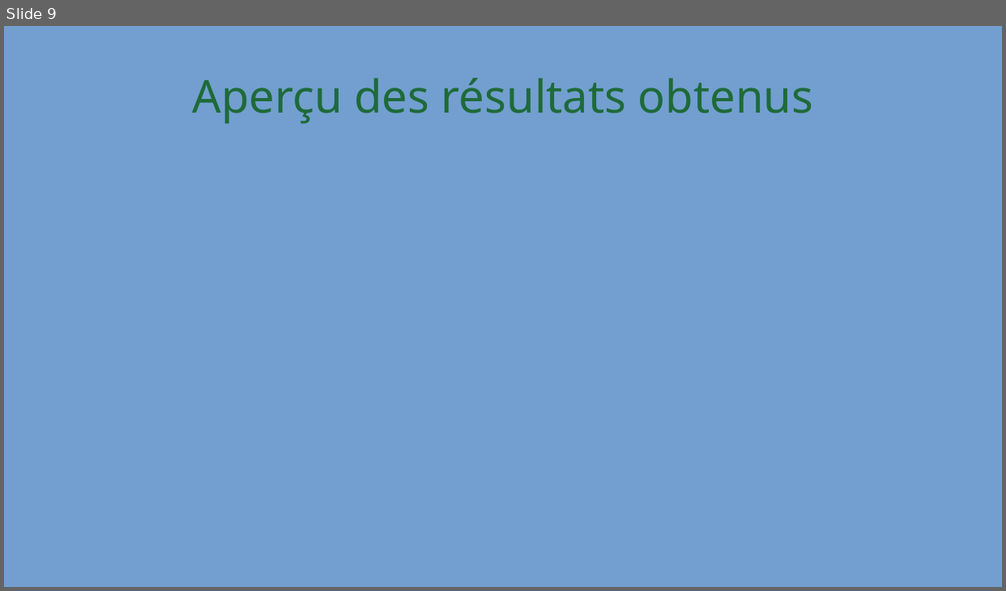
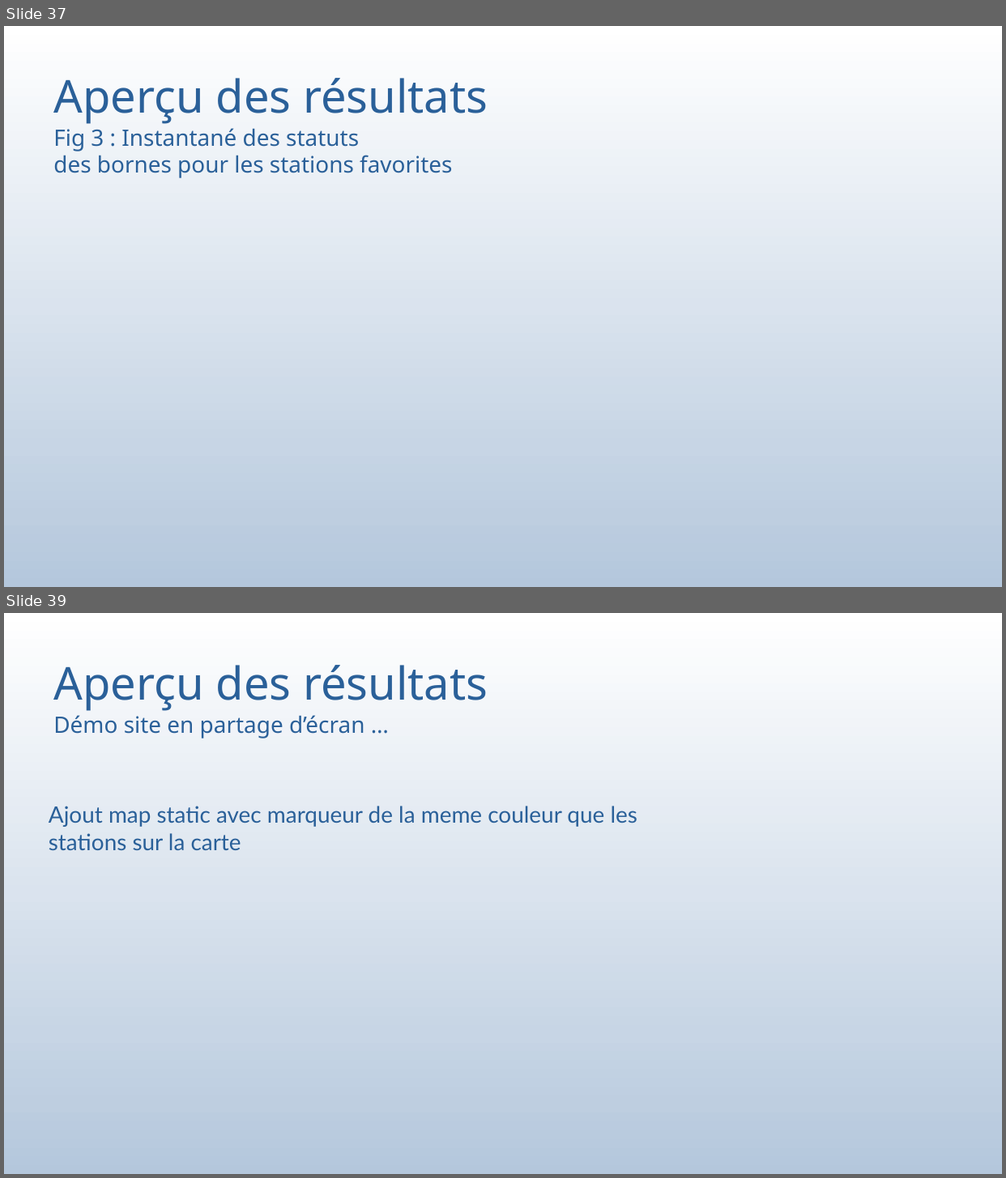
Before and after one commit to bauj/AJC_projet_belib, a slide deck: presentation_projet.odp. Shown one above the other, each under a label of ours: slide 9 before the commit, slides 37 and 39 after it; the slides between them are not shown. The pictures are 1006x591 and 1006x1178 pixels, drawn with LibreOffice and Linux fonts; fonts in the diff are those of the drawing. Boxes give left, top, right and bottom in pixels: in the first picture for what was removed or moved away, otherwise in the second. Text is boxed around its words. In the diff, an @@ line names an element or a change of style, - is before the commit and + after.

```diff
--- a/presentation_projet.odp
+++ b/presentation_projet.odp
@@ slide 39 added at (4, 613, 1002, 1174), background gradient #FFFFFF to #FEFEFE to #FDFDFE to #FBFCFD to #FAFBFD to #F9FBFC @@
@@ title added at (54, 665, 488, 711), 36.1 pt, text #2A6099 @@
+Aperçu des résultats
@@ text added at (53, 715, 364, 739), 18 pt, text #2A6099 @@
+Démo site en partage d’écran …
@@ text added at (49, 806, 637, 850), 18 pt, text #2A6099 @@
+Ajout map static avec marqueur de la meme couleur que les stations sur la carte
@@ what was slide 9 is now slide 37 @@
@@ slide 37 changed as well @@
@@ background #729FCF to gradient #FFFFFF to #FEFEFE to #FDFDFE to #FBFCFD to #FAFBFD to #F9FBFC @@
@@ title at (54, 78, 488, 124): text changed; text colour #1E6A39 to #2A6099 @@
-Aperçu des résultats obtenus
+Aperçu des résultats
@@ text added at (53, 128, 452, 178), 18 pt, text #2A6099 @@
+Fig 3 : Instantané des statuts
+des bornes pour les stations favorites
```
Also in this commit, not shown: 6 other slides changed, 34 other slides added, 5 slides removed, 15 other files.
